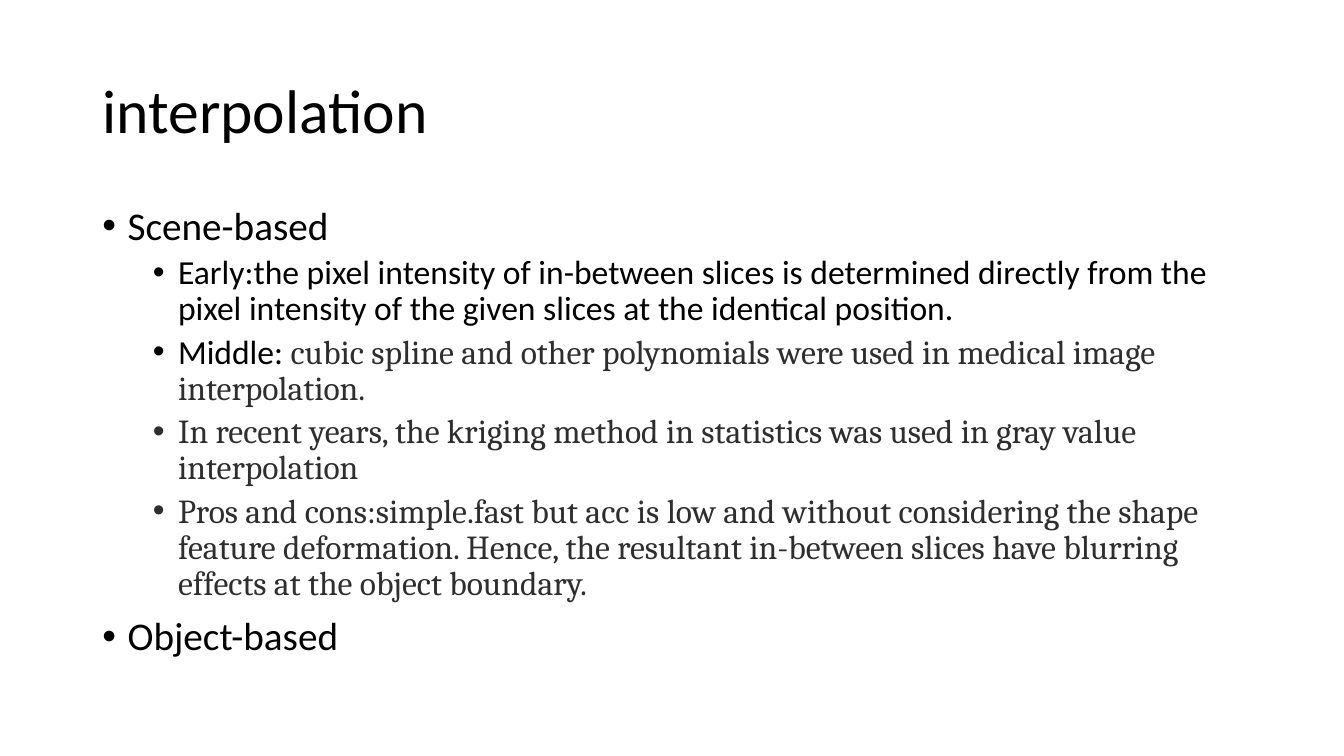
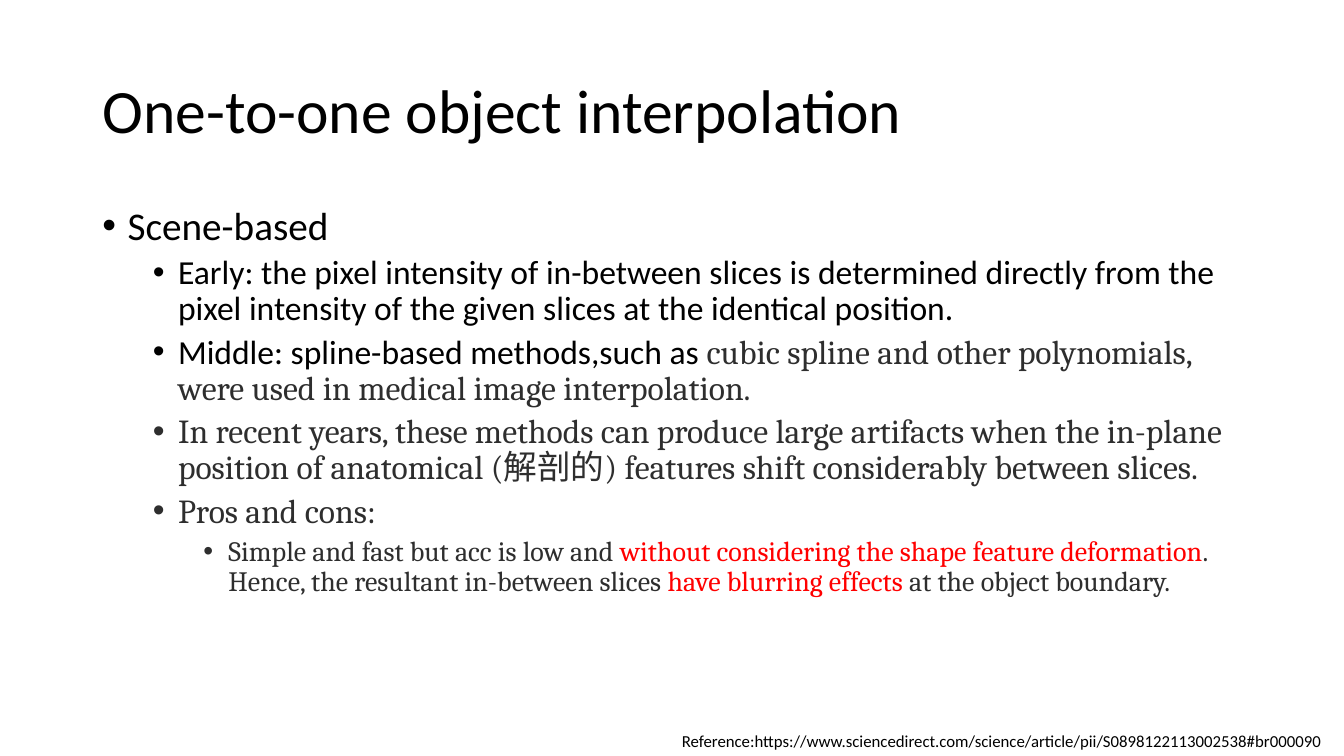
Before and after one commit to autotntfan/BIP, a slide deck: slide 14 of The insight toolkit image registration framework.pptx (slide 11 before the commit). Drawn at 1344x756 pixels with LibreOffice and Linux fonts; fonts in the diff are those of the drawing. Boxes give left, top, right and bottom in pixels: in the first picture for what was removed or moved away, otherwise in the second. Text is boxed around its words. In the diff, an @@ line names an element or a change of style, - is before the commit and + after.

```diff
--- a/The insight toolkit image registration framework.pptx
+++ b/The insight toolkit image registration framework.pptx
@@ title at (102,90,901,144): text changed @@
-interpolation
+One-to-one object interpolation
@@ text at (178,260,1222,597): text changed @@
-  • Early:the pixel intensity of in-between slices is determined directly from the pixel intensity of the given slices at the identical position.
-  • Middle: cubic spline and other polynomials were used in medical image interpolation.
-  • In recent years, the kriging method in statistics was used in gray value interpolation
-  • Pros and cons:simple.fast but acc is low and without considering the shape feature deformation. Hence, the resultant in-between slices have blurring effects at the object boundary.
-• Object-based
+  • Early: the pixel intensity of in-between slices is determined directly from the pixel intensity of the given slices at the identical position.
+  • Middle: spline-based methods,such as cubic spline and other polynomials, were used in medical image interpolation.
+  • In recent years, these methods can produce large artifacts when the in-plane position of anatomical (解剖的) features shift considerably between slices.
+  • Pros and cons:
+    • Simple and fast but acc is low and without considering the shape feature deformation. Hence, the resultant in-between slices have blurring effects at the object boundary.
@@ text added at (682,735,1321,750), 12 pt, text #000000 @@
+Reference:https://www.sciencedirect.com/science/article/pii/S0898122113002538#br000090
```
Also in this commit, not shown: 4 other slides changed, 10 slides added.
